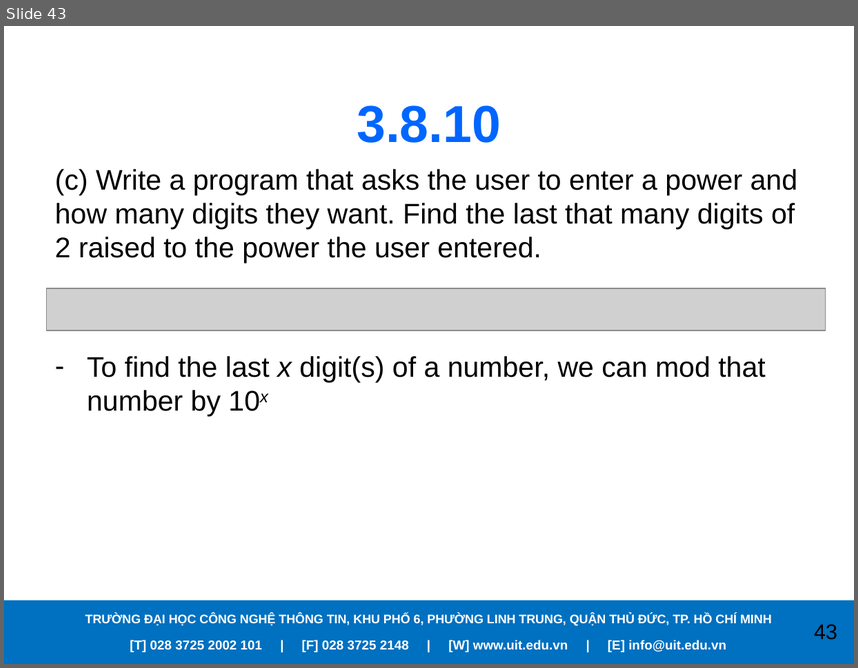
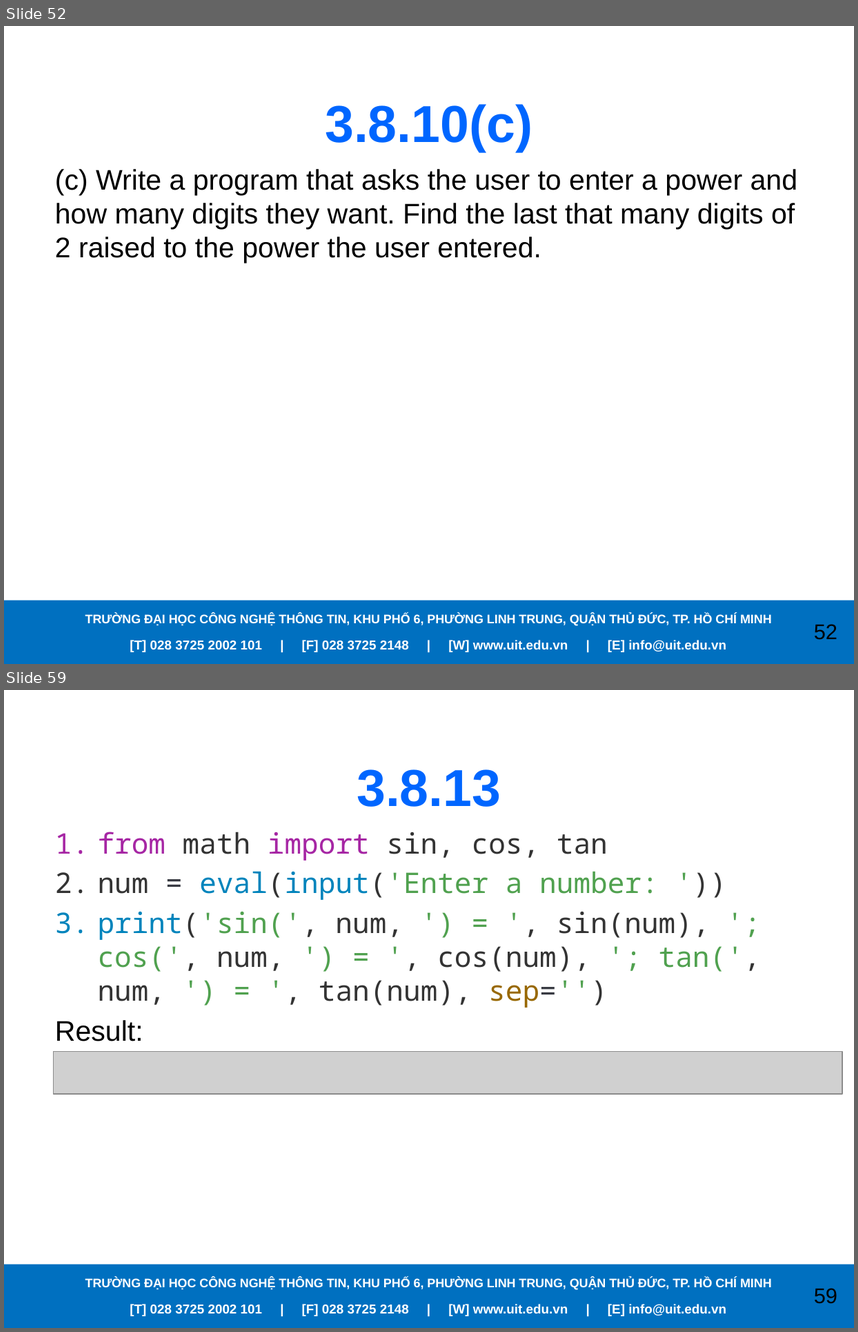
Before and after one commit to PhanVinhLong/APracticalIntroductionToPythonProgramming, a slide deck: Presentations/Chapter03.pptx. Shown one above the other, each under a label of ours: slide 43 before the commit, slides 52 and 59 after it; the slides between them are not shown. The pictures are 858x668 and 858x1332 pixels, drawn with LibreOffice and Linux fonts; fonts in the diff are those of the drawing; grey boxes stand for pictures; background and template pictures are left out. Boxes give left, top, right and bottom in pixels: in the first picture for what was removed or moved away, otherwise in the second. Text is boxed around its words. In the diff, an @@ line names an element or a change of style, - is before the commit and + after.

```diff
--- a/Presentations/Chapter03.pptx
+++ b/Presentations/Chapter03.pptx
@@ slide 59 added at bbox=[4, 690, 854, 1328], background picture (left out); not listed: 4 template elements that a slide beside it also shows @@
@@ title added at bbox=[357, 769, 501, 807], 44 pt, text #0066FF, bold @@
+3.8.13
@@ text added at bbox=[55, 831, 761, 1041], 24 pt, text #333333 @@
+1. from math import sin, cos, tan
+2. num = eval(input('Enter a number: '))
+3. print('sin(', num, ') = ', sin(num), '; cos(', num, ') = ', cos(num), '; tan(', num, ') = ', tan(num), sep='')
+Result:
@@ picture added at bbox=[53, 1052, 842, 1094] @@
@@ what was slide 43 is now slide 52 @@
@@ slide 52 changed as well @@
@@ title at bbox=[325, 104, 533, 152]: text changed @@
-3.8.10
+3.8.10(c)
@@ picture removed at bbox=[47, 288, 826, 330] @@
@@ text at bbox=[87, 356, 765, 417]: paragraph removed @@
-– To find the last x digit(s) of a number, we can mod that number by 10x
@@ page number at bbox=[814, 624, 838, 639]: text changed @@
-43
+52
```
Also in this commit, not shown: 11 other slides changed, 30 other slides added, 15 other files.
